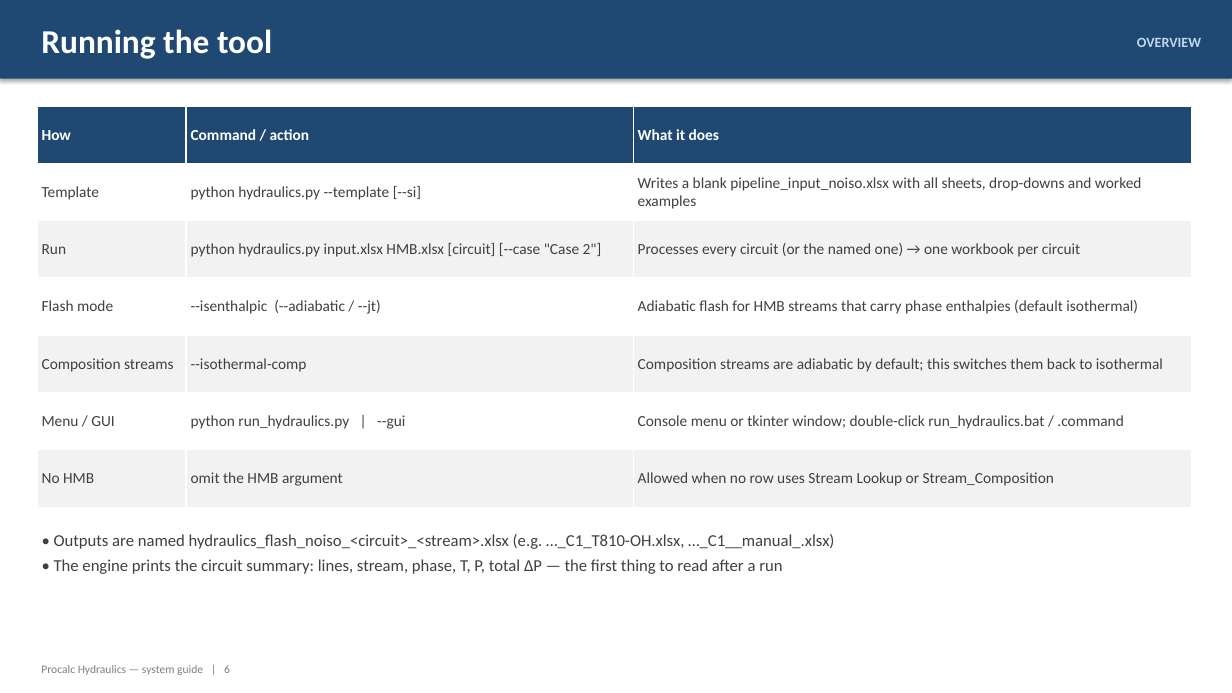
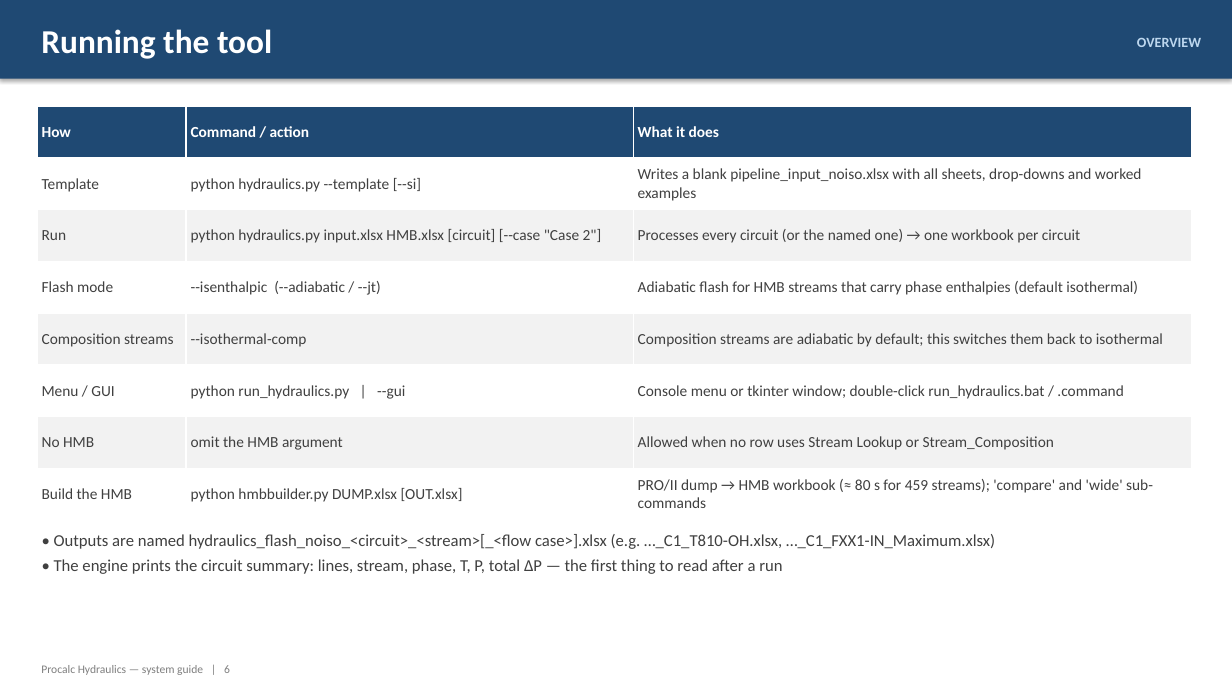
Before and after one commit to ipratikmenon/procalc, a slide deck: slide 6 of Hydraulics/Procalc_Hydraulics_System_Guide.pptx. Drawn at 1232x693 pixels with LibreOffice and Linux fonts; fonts in the diff are those of the drawing. Boxes give left, top, right and bottom in pixels: in the first picture for what was removed or moved away, otherwise in the second. Text is boxed around its words. In the diff, an @@ line names an element or a change of style, - is before the commit and + after.

```diff
--- a/Hydraulics/Procalc_Hydraulics_System_Guide.pptx
+++ b/Hydraulics/Procalc_Hydraulics_System_Guide.pptx
@@ table at <box>37,106,1192,520</box> @@
+row 8: Build the HMB | python hmbbuilder.py DUMP.xlsx [OUT.xlsx] | PRO/II dump → HMB workbook (≈ 80 s for 459 streams); 'compare' and 'wide' sub-commands
@@ text at <box>54,534,995,549</box>: text changed @@
-• Outputs are named hydraulics_flash_noiso_<circuit>_<stream>.xlsx (e.g. …_C1_T810-OH.xlsx, …_C1__manual_.xlsx)
+• Outputs are named hydraulics_flash_noiso_<circuit>_<stream>[_<flow case>].xlsx (e.g. …_C1_T810-OH.xlsx, …_C1_FXX1-IN_Maximum.xlsx)
```
Also in this commit, not shown: 26 other slides changed, 4 slides added, 4 slides removed, 2 other files.
